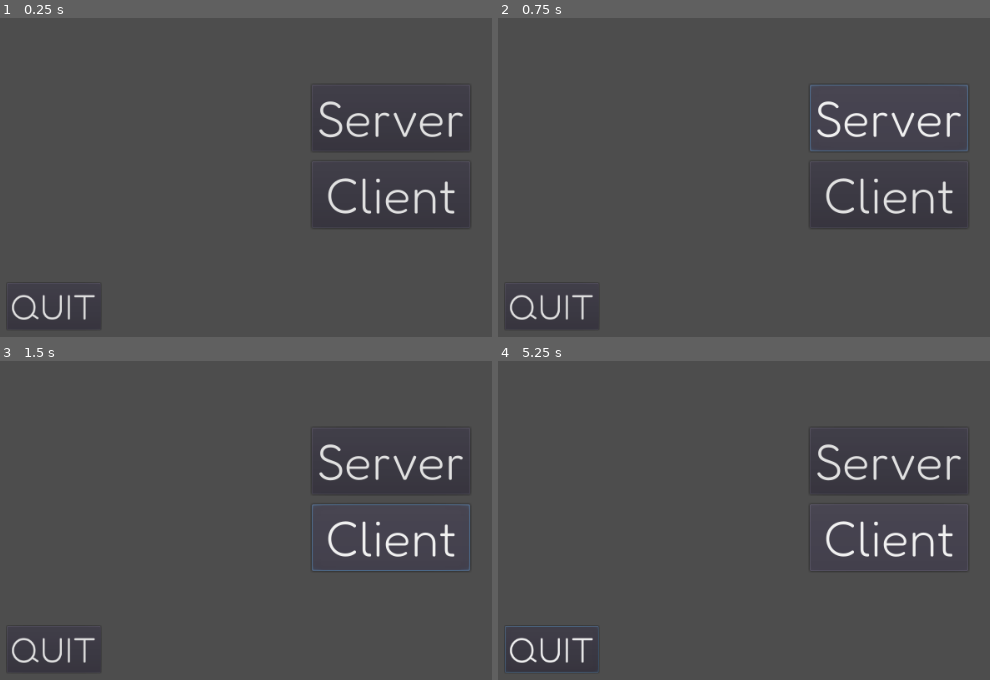
Above: before the commit, frames 1-4 (two rows, left to right).
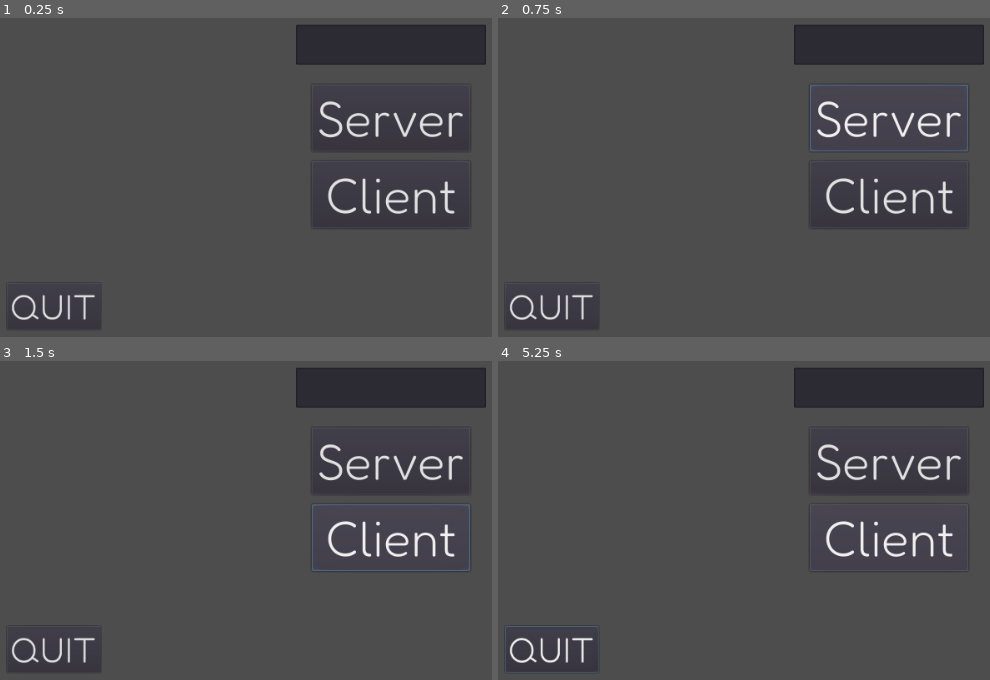
Above: after the commit, the same moments.

Repository: RitleDev/Skive
Game: Godot game, scene res://Assets/Scenes/Main.tscn
The game is run twice, just before and just after one commit, with the same random seed, the same clock (stepped at 60 frames per second) and the same inputs.
Inputs:
- Up to frame 1 (0.25 s): no input
- Up to frame 2 (0.75 s): click "Server" at 0.5 s
- Up to frame 3 (1.5 s): click "Client" at 1.25 s
- Up to frame 4 (5.25 s): tap Enter at 2, 3.5, 5 s; hold D (right) 2.03-2.78 s; tap Space at 2.75, 4.25 s; hold S (down) 2.78-3.53 s; hold D (right) 3.53-4.28 s; hold W (up) 4.28-5.03 s; hold Left (left) from 5.03 s (still down)

The runs differ from the first frame. In frame 1, 4.8% of the frame differs, in the area x 60-99%, y 2-15%; in frame 2, 4.8%; in frame 3, 4.8%; in frame 4, 4.8%.

Commit message:
Improved audio delay, servers can now be connected directly (WAN)
This means that we can optionally connect to a server on the internet, and not just the local network. Audio delay is cut in half. it is possible to make it to an even lower latency.

Diff:
--- a/Assets/Scenes/Main.tscn
+++ b/Assets/Scenes/Main.tscn
@@ -1,6 +1,7 @@
-[gd_scene load_steps=6 format=2]
+[gd_scene load_steps=7 format=2]
 
 [ext_resource path="res://Assets/Scripts/QuitButton.gd" type="Script" id=1]
+[ext_resource path="res://Assets/TextBox.tres" type="DynamicFont" id=2]
 [ext_resource path="res://Assets/Scripts/ScriptsNetwork.gd" type="Script" id=3]
 [ext_resource path="res://Assets/basic.tres" type="DynamicFont" id=5]
 
@@ -56,12 +57,28 @@
 [node name="AudioStreamPlayer" type="AudioStreamPlayer" parent="NetworkSetup"]
 stream = SubResource( 2 )
 
+[node name="LineEdit" type="LineEdit" parent="NetworkSetup"]
+anchor_left = 0.5
+anchor_top = 0.5
+anchor_right = 0.5
+anchor_bottom = 0.5
+margin_left = -114.0
+margin_top = -112.0
+margin_right = 114.0
+margin_bottom = -63.9999
+hint_tooltip = "Enter IP to connect directly."
+focus_neighbour_bottom = NodePath("../ServerButton")
+custom_fonts/font = ExtResource( 2 )
+align = 1
+max_length = 25
+caret_blink = true
+
 [node name="Camera2D" type="Camera2D" parent="."]
 position = Vector2( 480, 270 )
 current = true
 
 [node name="SendAudioTimer" type="Timer" parent="."]
-wait_time = 0.1
+wait_time = 0.05
 autostart = true
 
 [node name="AudioStreamRecord" type="AudioStreamPlayer" parent="."]
@@ -71,4 +88,5 @@
 
 [connection signal="pressed" from="NetworkSetup/ServerButton" to="NetworkSetup" method="_on_ServerButton_pressed"]
 [connection signal="pressed" from="NetworkSetup/ClientButton" to="NetworkSetup" method="_on_ClientButton_pressed"]
+[connection signal="text_changed" from="NetworkSetup/LineEdit" to="NetworkSetup" method="_on_LineEdit_text_changed"]
 [connection signal="timeout" from="SendAudioTimer" to="NetworkSetup" method="_on_SendAudioTimer_timeout"]
--- a/Assets/Scripts/ScriptsNetwork.gd
+++ b/Assets/Scripts/ScriptsNetwork.gd
@@ -10,6 +10,9 @@
 var last_sound: PoolVector2Array
 
 
+# Text Box of IP
+var text: String
+
 # Time varaibles
 var timing: bool = false
 var time = 0
@@ -54,6 +57,7 @@
 	create_locker = Mutex.new()
 	player_locker = Mutex.new()
 	user_id_counter = 1  # Server is taking ID -> 0
+	text = ''
 	var output = []
 	# Getting subnet mask + ip
 # warning-ignore:unused_variable
@@ -72,7 +76,7 @@
 # Responsible for hosting a server and managing connections
 func server():
 	print('Initializing server...')
-	var status = socketUDP.listen(SERVER_PORT, host_ip)
+	var status = socketUDP.listen(SERVER_PORT, '*') # host_ip
 	if status == 0:
 		print('Server listen OK')
 	else:
@@ -82,14 +86,20 @@
 
 func client():
 	print('Initializing client...')
-# warning-ignore:return_value_discarded
 	socketUDP.listen(CLIENT_PORT, host_ip)
+	# Direct connection:
+	if text != '':
+		print('Connecting directly to: ' + text)
+		socketUDP.set_dest_address(text, SERVER_PORT)
+		for i in range(5):
+			socketUDP.put_packet(string_to_byte_array('DISC#'))
+		client_runnning = true  # Starting client loop
+		is_recording = true
+		return
 	# Looking for a server -
 	socketUDP.set_broadcast_enabled(true)  # Enabling broadcasting
-# warning-ignore:return_value_discarded
 	socketUDP.set_dest_address('255.255.255.255', SERVER_PORT)
 	# Sending broadcast packet to discover. (3 times)
-# warning-ignore:unused_variable
 	for i in range(3):
 		socketUDP.put_packet(string_to_byte_array('DISC#'))
 	# Sending a request to individual incase broadcasting is disabled
@@ -163,6 +173,7 @@
 		if not users.has(ip):
 			create_locker.lock()  # Locking to prevent data collision
 			users[ip] = User.new('User', ip, port, socketUDP, user_id_counter)
+			print('new user> ', ip, ', ', String(port))
 			user_id_counter += 1
 			create_locker.unlock()
 			#print(socketUDP)
@@ -193,7 +204,8 @@
 			users[ip].audio_id = msg_id
 			sound_locker.unlock()
 			# TODO - play with threads.
-			play_audio(parse_vector2(sound.get_string_from_ascii()), pb)
+			if sound.size() > 5:
+				play_audio(parse_vector2(sound.get_string_from_ascii()), pb)
 			# After playing sending to all other clients:
 			# Creating the new message
 			var sending = ('SEND#' + String(msg_id) + '#' \
@@ -423,3 +435,7 @@
 # https://godotengine.org/qa/33120/how-do-thread-and-wait_to_finish-work
 func end_of_thread(id: int):
 	threads[id].wait_to_finish()
+
+
+func _on_LineEdit_text_changed(new_text):
+	text = new_text  #  Setting text
--- /dev/null
+++ b/Assets/TextBox.tres
@@ -0,0 +1,9 @@
+[gd_resource type="DynamicFont" load_steps=2 format=2]
+
+[ext_resource path="res://Fredoka-VariableFont_wdth,wght.ttf" type="DynamicFontData" id=1]
+
+[resource]
+size = 30
+use_mipmaps = true
+use_filter = true
+font_data = ExtResource( 1 )
